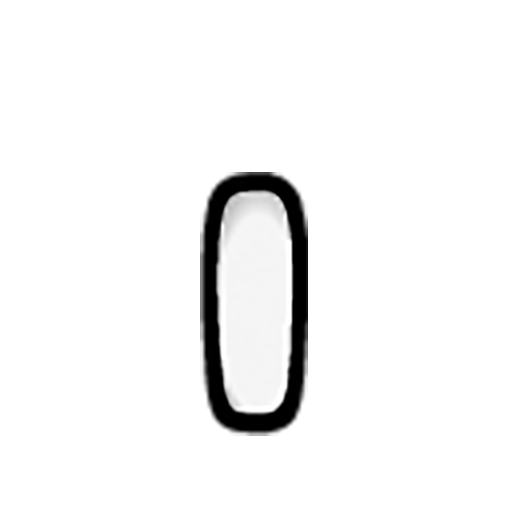
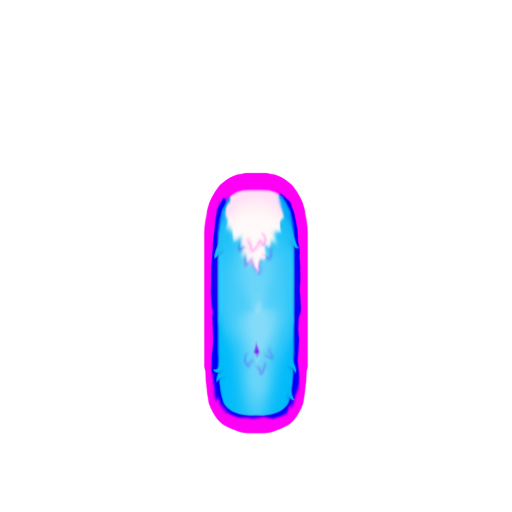
Layered file, before and after one edit (512 x 512). Changes by layer:
added group "patterns" with 9 layers above "base coat" over [200, 172, 309, 436]
added layer "Tux" (multiply) in group "patterns" over [209, 189, 302, 436]
added group "base coat" with 2 layers above "white bg" over [200, 172, 309, 436]
hid "Naked_Thin_south", opacity 100% → 46%, moved it into group "base coat", painted on it over [200, 172, 308, 436]
added layer "Tufts_Thin_south" in group "base coat" over [202, 172, 309, 435]
hid "white bg" over [200, 172, 309, 436]